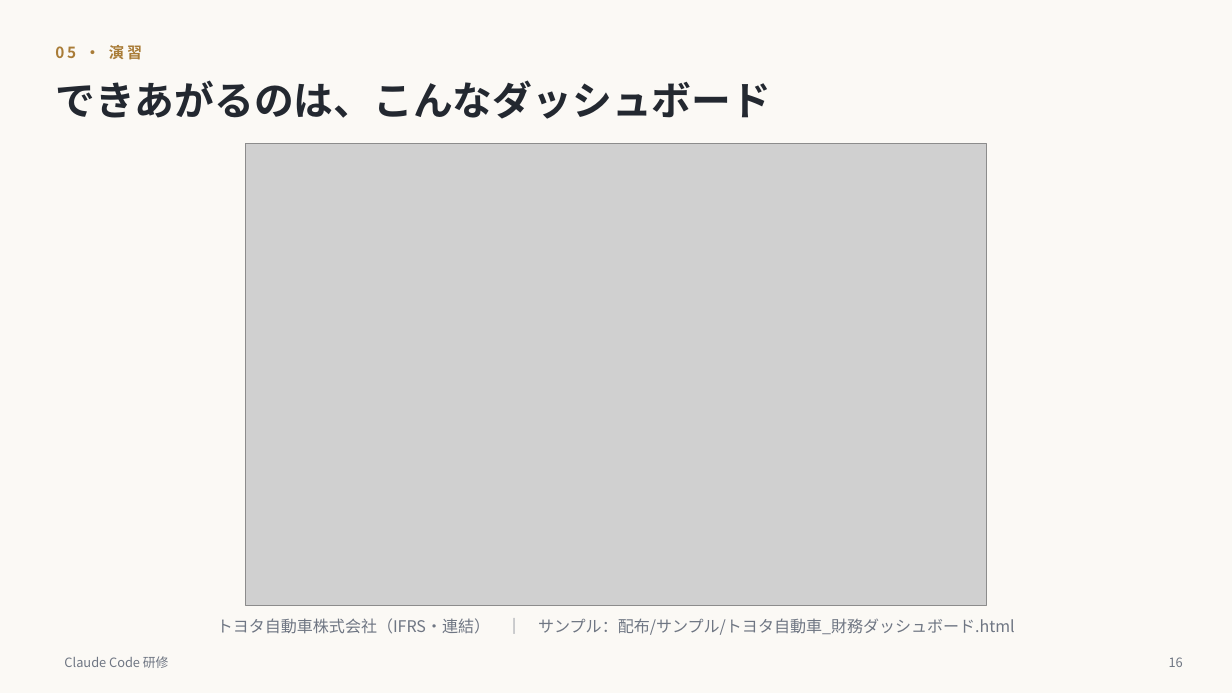
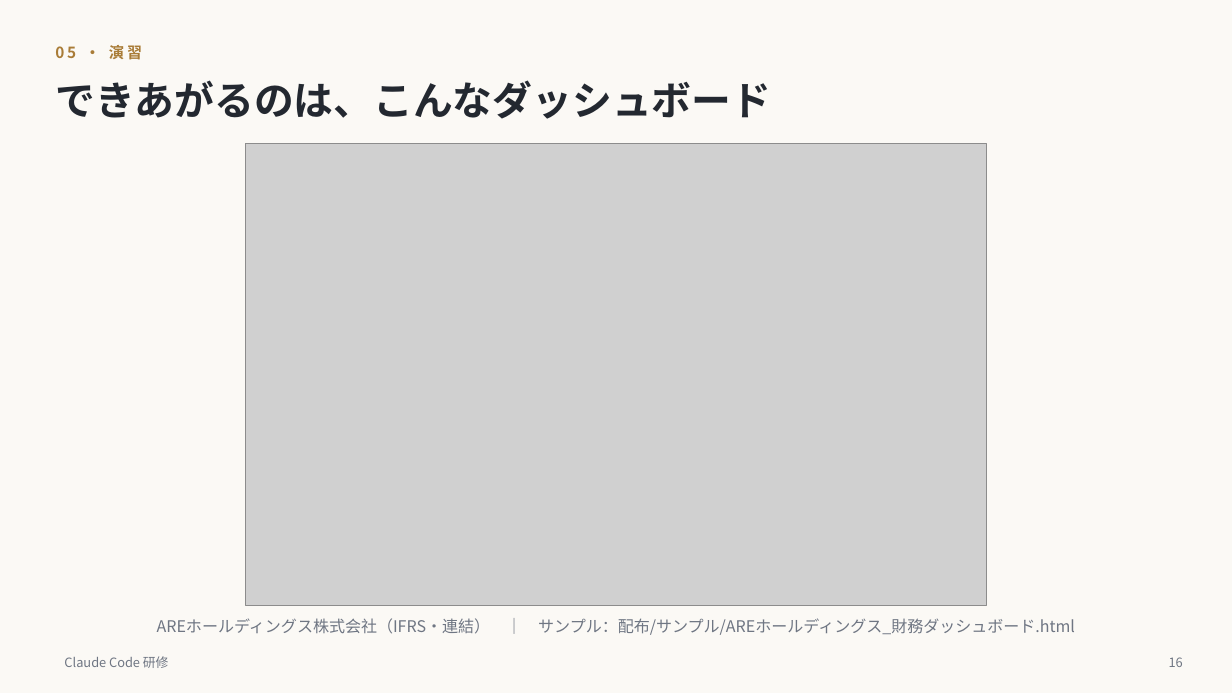
Before and after one commit to ctc-itkr/claude-hands-on, a slide deck: slide 17 of 配布/研修スライド.pptx. Drawn at 1232x693 pixels with LibreOffice and Linux fonts; fonts in the diff are those of the drawing; grey boxes stand for pictures. Boxes give left, top, right and bottom in pixels: in the first picture for what was removed or moved away, otherwise in the second. Text is boxed around its words. In the diff, an @@ line names an element or a change of style, - is before the commit and + after.

```diff
--- a/配布/研修スライド.pptx
+++ b/配布/研修スライド.pptx
@@ text at (x1=157, y1=618, x2=1075, y2=635): text changed @@
-トヨタ自動車株式会社（IFRS・連結） ｜ サンプル：配布/サンプル/トヨタ自動車_財務ダッシュボード.html
+AREホールディングス株式会社（IFRS・連結） ｜ サンプル：配布/サンプル/AREホールディングス_財務ダッシュボード.html
```
Also in this commit, not shown: 3 other slides changed, 9 other files.
